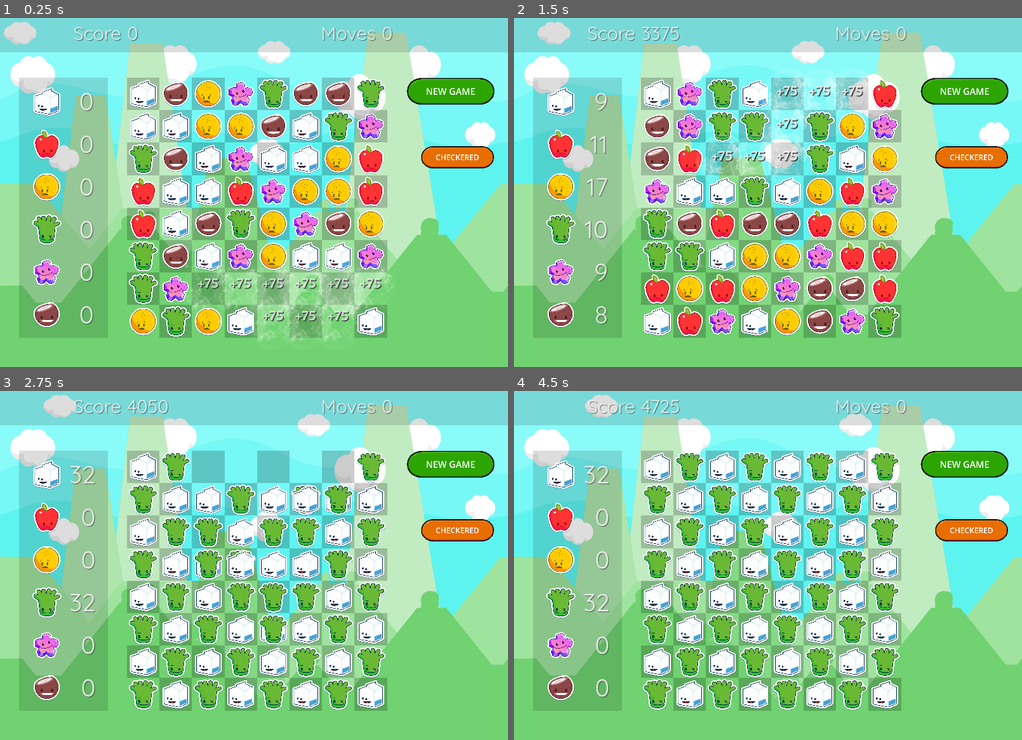
Above: before the commit, frames 1-4 (two rows, left to right).
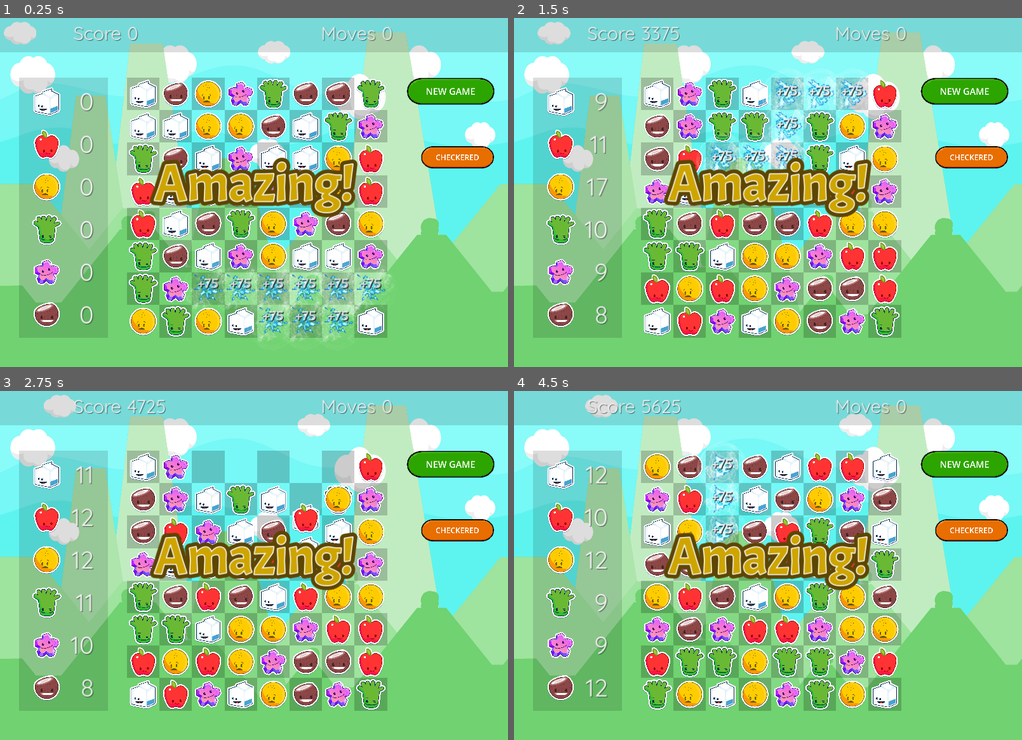
Above: after the commit, the same moments.

Repository: gitbrent/godot-match-3
Game: Godot game, scene res://game/game.tscn
Two runs of this game, one before a commit and one after it. Both use one fixed random seed, a clock stepped at 60 frames per second and the inputs below.
Inputs:
- Up to frame 1 (0.25 s): no input
- Up to frame 2 (1.5 s): click "NEW GAME" at 0.5 s; click "NEW GAME" at 1.25 s
- Up to frame 3 (2.75 s): click "CHECKERED" at 2 s
- Up to frame 4 (4.5 s): click "CHECKERED" at 2.75 s; click "NEW GAME" at 3.5 s; click "CHECKERED" at 4.25 s

The runs differ from the first frame. In frame 1, 5.7% of the frame differs, in the area x 29-76%, y 40-91%; in frame 2, 5.5%; in frame 3, 21%; in frame 4, 23%, in the area x 13-76%, y 2-92%.

Commit message:
added game msgs; containerized board objects

Diff:
--- a/game/game.gd
+++ b/game/game.gd
@@ -1,8 +1,9 @@
 extends Node2D
 # SCENES
-@onready var game_board:GameBoard = $Board
-@onready var game_stats:VBoxContainer = $GameStats
-@onready var game_top_h_box:HBoxContainer = $GameTopHBox
+@onready var game_top_h_box:HBoxContainer = $ContTopBar/GameTopHBox
+@onready var game_stats:VBoxContainer = $ContGameStats/GameStats
+@onready var game_board:GameBoard = $ContBoard/Board
+@onready var animation_player:AnimationPlayer = $AnimationPlayer
 
 func _ready():
 	game_board.connect("props_updated_moves", self._on_props_updated_moves)
@@ -20,6 +21,7 @@
 
 func _on_props_updated_score(score:int):
 	game_top_h_box.get_child(0).get_child(1).text = str(score)
+	animation_player.play("show_msg_amazing")
 
 func _on_props_updated_moves(moves:int):
 	game_top_h_box.get_child(1).get_child(1).text = str(moves)
--- a/game/game.tscn
+++ b/game/game.tscn
@@ -16,12 +16,46 @@
 [ext_resource type="Texture2D" uid="uid://27rcw10bp2xt" path="res://assets/gui/ButtonText_Large_Green_Round.png" id="10_qtl06"]
 [ext_resource type="Texture2D" uid="uid://bebhmcgujnoxc" path="res://assets/gui/ButtonText_Large_GreyOutline_Round.png" id="11_bw3je"]
 [ext_resource type="Texture2D" uid="uid://dcow071sb2a7i" path="res://assets/gui/ButtonText_Large_Orange_Round.png" id="12_4fgvl"]
+[ext_resource type="Theme" uid="uid://c68uhjmxln8ao" path="res://themes/game_msg_top.tres" id="17_j7spk"]
+[ext_resource type="Theme" uid="uid://duftrpb020ewi" path="res://themes/game_msg_btm.tres" id="18_p5dta"]
 
 [sub_resource type="StyleBoxFlat" id="StyleBoxFlat_103kv"]
 bg_color = Color(0, 0, 0, 0.666667)
 
 [sub_resource type="StyleBoxFlat" id="StyleBoxFlat_k3sk6"]
 bg_color = Color(0, 0, 0, 0.133333)
+
+[sub_resource type="Animation" id="Animation_3xeuw"]
+resource_name = "show_msg_amazing"
+tracks/0/type = "value"
+tracks/0/imported = false
+tracks/0/enabled = false
+tracks/0/path = NodePath("ContMessages/Msg-Amazing:modulate")
+tracks/0/interp = 1
+tracks/0/loop_wrap = true
+tracks/0/keys = {
+"times": PackedFloat32Array(0),
+"transitions": PackedFloat32Array(1),
+"update": 0,
+"values": [Color(1, 1, 1, 1)]
+}
+tracks/1/type = "value"
+tracks/1/imported = false
+tracks/1/enabled = true
+tracks/1/path = NodePath("ContMessages/Msg-Amazing:visible")
+tracks/1/interp = 1
+tracks/1/loop_wrap = true
+tracks/1/keys = {
+"times": PackedFloat32Array(0, 1),
+"transitions": PackedFloat32Array(1, 1),
+"update": 1,
+"values": [true, false]
+}
+
+[sub_resource type="AnimationLibrary" id="AnimationLibrary_htlur"]
+_data = {
+"show_msg_amazing": SubResource("Animation_3xeuw")
+}
 
 [node name="Game" type="Node2D"]
 script = ExtResource("1_ewnxx")
@@ -32,15 +66,7 @@
 texture = ExtResource("1_h8otn")
 expand_mode = 2
 
-[node name="AnimatedCloud1" parent="." instance=ExtResource("3_a1y13")]
-
-[node name="AnimatedCloud2" parent="." instance=ExtResource("3_a1y13")]
-position = Vector2(1000, 75)
-
-[node name="AnimatedCloud3" parent="." instance=ExtResource("3_a1y13")]
-position = Vector2(-1000, 100)
-
-[node name="BkgdDimmer" type="Panel" parent="."]
+[node name="DBGBkgdDimmer" type="Panel" parent="."]
 visible = false
 anchors_preset = 15
 anchor_right = 1.0
@@ -51,125 +77,157 @@
 grow_vertical = 2
 theme_override_styles/panel = SubResource("StyleBoxFlat_103kv")
 
-[node name="GameTopBkgd" type="Panel" parent="."]
-anchors_preset = 10
-anchor_right = 1.0
-offset_right = 2000.0
-offset_bottom = 150.0
-grow_horizontal = 2
-theme_override_styles/panel = SubResource("StyleBoxFlat_k3sk6")
-
-[node name="GameTopHBox" type="HBoxContainer" parent="."]
-custom_minimum_size = Vector2(2000, 150)
+[node name="ContTopClouds" type="Control" parent="."]
+layout_mode = 3
+anchors_preset = 0
 offset_right = 40.0
 offset_bottom = 40.0
 
-[node name="HBoxContainer1" type="HBoxContainer" parent="GameTopHBox"]
-layout_mode = 2
-size_flags_horizontal = 3
-
-[node name="Label" type="Label" parent="GameTopHBox/HBoxContainer1"]
+[node name="AnimatedCloud1" parent="ContTopClouds" instance=ExtResource("3_a1y13")]
+
+[node name="AnimatedCloud2" parent="ContTopClouds" instance=ExtResource("3_a1y13")]
+position = Vector2(1000, 75)
+
+[node name="AnimatedCloud3" parent="ContTopClouds" instance=ExtResource("3_a1y13")]
+position = Vector2(-1000, 100)
+
+[node name="ContTopBar" type="Control" parent="."]
+layout_mode = 3
+anchors_preset = 10
+anchor_right = 1.0
+grow_horizontal = 2
+
+[node name="GameTopBkgd" type="Panel" parent="ContTopBar"]
+layout_mode = 1
+anchors_preset = 10
+anchor_right = 1.0
+offset_right = 2000.0
+offset_bottom = 150.0
+grow_horizontal = 2
+theme_override_styles/panel = SubResource("StyleBoxFlat_k3sk6")
+
+[node name="GameTopHBox" type="HBoxContainer" parent="ContTopBar"]
+custom_minimum_size = Vector2(2000, 150)
+layout_mode = 0
+offset_right = 2000.0
+offset_bottom = 150.0
+
+[node name="HBoxContainer1" type="HBoxContainer" parent="ContTopBar/GameTopHBox"]
+layout_mode = 2
+size_flags_horizontal = 3
+
+[node name="Label" type="Label" parent="ContTopBar/GameTopHBox/HBoxContainer1"]
 layout_mode = 2
 size_flags_horizontal = 3
 theme = ExtResource("4_1evut")
 text = "Score "
 horizontal_alignment = 2
 
-[node name="Value" type="Label" parent="GameTopHBox/HBoxContainer1"]
+[node name="Value" type="Label" parent="ContTopBar/GameTopHBox/HBoxContainer1"]
 layout_mode = 2
 size_flags_horizontal = 3
 theme = ExtResource("4_1evut")
 text = "0"
 
-[node name="HBoxContainer2" type="HBoxContainer" parent="GameTopHBox"]
-layout_mode = 2
-size_flags_horizontal = 3
-
-[node name="Label" type="Label" parent="GameTopHBox/HBoxContainer2"]
+[node name="HBoxContainer2" type="HBoxContainer" parent="ContTopBar/GameTopHBox"]
+layout_mode = 2
+size_flags_horizontal = 3
+
+[node name="Label" type="Label" parent="ContTopBar/GameTopHBox/HBoxContainer2"]
 layout_mode = 2
 size_flags_horizontal = 3
 theme = ExtResource("4_1evut")
 text = "Moves "
 horizontal_alignment = 2
 
-[node name="Value" type="Label" parent="GameTopHBox/HBoxContainer2"]
+[node name="Value" type="Label" parent="ContTopBar/GameTopHBox/HBoxContainer2"]
 layout_mode = 2
 size_flags_horizontal = 3
 theme = ExtResource("4_1evut")
 text = "0"
 
-[node name="GameStatsBkgd" type="Panel" parent="."]
+[node name="ContGameStats" type="Control" parent="."]
+layout_mode = 3
+anchors_preset = 15
+anchor_right = 1.0
+anchor_bottom = 1.0
+grow_horizontal = 2
+grow_vertical = 2
+
+[node name="GameStatsBkgd" type="Panel" parent="ContGameStats"]
+layout_mode = 0
 offset_left = 75.0
 offset_top = 250.0
 offset_right = 425.0
 offset_bottom = 1274.0
 theme_override_styles/panel = SubResource("StyleBoxFlat_k3sk6")
 
-[node name="GameStats" type="VBoxContainer" parent="."]
+[node name="GameStats" type="VBoxContainer" parent="ContGameStats"]
+layout_mode = 0
 offset_left = 120.0
 offset_top = 280.0
 offset_right = 370.0
 offset_bottom = 1304.0
 theme_override_constants/separation = 40
 
-[node name="HBoxContainer1" type="HBoxContainer" parent="GameStats"]
-layout_mode = 2
-theme_override_constants/separation = 25
-
-[node name="Control" type="Control" parent="GameStats/HBoxContainer1"]
-custom_minimum_size = Vector2(128, 128)
-layout_mode = 2
-
-[node name="Sprite2D" type="Sprite2D" parent="GameStats/HBoxContainer1/Control"]
+[node name="HBoxContainer1" type="HBoxContainer" parent="ContGameStats/GameStats"]
+layout_mode = 2
+theme_override_constants/separation = 25
+
+[node name="Control" type="Control" parent="ContGameStats/GameStats/HBoxContainer1"]
+custom_minimum_size = Vector2(128, 128)
+layout_mode = 2
+
+[node name="Sprite2D" type="Sprite2D" parent="ContGameStats/GameStats/HBoxContainer1/Control"]
 scale = Vector2(0.5, 0.5)
 texture = ExtResource("3_sh4xh")
 centered = false
 
-[node name="Label" type="Label" parent="GameStats/HBoxContainer1"]
-layout_mode = 2
-size_flags_horizontal = 3
-theme = ExtResource("4_xf0vf")
-theme_override_font_sizes/font_size = 96
-text = "0"
-horizontal_alignment = 2
-vertical_alignment = 1
-
-[node name="HBoxContainer2" type="HBoxContainer" parent="GameStats"]
-layout_mode = 2
-theme_override_constants/separation = 25
-
-[node name="Control" type="Control" parent="GameStats/HBoxContainer2"]
-custom_minimum_size = Vector2(128, 128)
-layout_mode = 2
-
-[node name="Sprite2D" type="Sprite2D" parent="GameStats/HBoxContainer2/Control"]
+[node name="Label" type="Label" parent="ContGameStats/GameStats/HBoxContainer1"]
+layout_mode = 2
+size_flags_horizontal = 3
+theme = ExtResource("4_xf0vf")
+theme_override_font_sizes/font_size = 96
+text = "0"
+horizontal_alignment = 2
+vertical_alignment = 1
+
+[node name="HBoxContainer2" type="HBoxContainer" parent="ContGameStats/GameStats"]
+layout_mode = 2
+theme_override_constants/separation = 25
+
+[node name="Control" type="Control" parent="ContGameStats/GameStats/HBoxContainer2"]
+custom_minimum_size = Vector2(128, 128)
+layout_mode = 2
+
+[node name="Sprite2D" type="Sprite2D" parent="ContGameStats/GameStats/HBoxContainer2/Control"]
 scale = Vector2(0.5, 0.5)
 texture = ExtResource("3_qywvx")
 centered = false
 
-[node name="Label" type="Label" parent="GameStats/HBoxContainer2"]
-layout_mode = 2
-size_flags_horizontal = 3
-theme = ExtResource("4_xf0vf")
-theme_override_font_sizes/font_size = 96
-text = "0"
-horizontal_alignment = 2
-vertical_alignment = 1
-
-[node name="HBoxContainer3" type="HBoxContainer" parent="GameStats"]
-layout_mode = 2
-theme_override_constants/separation = 25
-
-[node name="Control" type="Control" parent="GameStats/HBoxContainer3"]
-custom_minimum_size = Vector2(128, 128)
-layout_mode = 2
-
-[node name="Sprite2D" type="Sprite2D" parent="GameStats/HBoxContainer3/Control"]
+[node name="Label" type="Label" parent="ContGameStats/GameStats/HBoxContainer2"]
+layout_mode = 2
+size_flags_horizontal = 3
+theme = ExtResource("4_xf0vf")
+theme_override_font_sizes/font_size = 96
+text = "0"
+horizontal_alignment = 2
+vertical_alignment = 1
+
+[node name="HBoxContainer3" type="HBoxContainer" parent="ContGameStats/GameStats"]
+layout_mode = 2
+theme_override_constants/separation = 25
+
+[node name="Control" type="Control" parent="ContGameStats/GameStats/HBoxContainer3"]
+custom_minimum_size = Vector2(128, 128)
+layout_mode = 2
+
+[node name="Sprite2D" type="Sprite2D" parent="ContGameStats/GameStats/HBoxContainer3/Control"]
 scale = Vector2(0.5, 0.5)
 texture = ExtResource("4_2reex")
 centered = false
 
-[node name="Label" type="Label" parent="GameStats/HBoxContainer3"]
+[node name="Label" type="Label" parent="ContGameStats/GameStats/HBoxContainer3"]
 layout_mode = 2
 size_flags_horizontal = 3
 theme = ExtResource("4_xf0vf")
@@ -179,20 +237,20 @@
 horizontal_alignment = 2
 vertical_alignment = 1
 
-[node name="HBoxContainer4" type="HBoxContainer" parent="GameStats"]
-layout_mode = 2
-theme_override_constants/separation = 25
-
-[node name="Control" type="Control" parent="GameStats/HBoxContainer4"]
-custom_minimum_size = Vector2(128, 128)
-layout_mode = 2
-
-[node name="Sprite2D" type="Sprite2D" parent="GameStats/HBoxContainer4/Control"]
+[node name="HBoxContainer4" type="HBoxContainer" parent="ContGameStats/GameStats"]
+layout_mode = 2
+theme_override_constants/separation = 25
+
+[node name="Control" type="Control" parent="ContGameStats/GameStats/HBoxContainer4"]
+custom_minimum_size = Vector2(128, 128)
+layout_mode = 2
+
+[node name="Sprite2D" type="Sprite2D" parent="ContGameStats/GameStats/HBoxContainer4/Control"]
 scale = Vector2(0.5, 0.5)
 texture = ExtResource("5_g428h")
 centered = false
 
-[node name="Label" type="Label" parent="GameStats/HBoxContainer4"]
+[node name="Label" type="Label" parent="ContGameStats/GameStats/HBoxContainer4"]
 layout_mode = 2
 size_flags_horizontal = 3
 theme = ExtResource("4_xf0vf")
@@ -202,20 +260,20 @@
 horizontal_alignment = 2
 vertical_alignment = 1
 
-[node name="HBoxContainer5" type="HBoxContainer" parent="GameStats"]
-layout_mode = 2
-theme_override_constants/separation = 25
-
-[node name="Control" type="Control" parent="GameStats/HBoxContainer5"]
-custom_minimum_size = Vector2(128, 128)
-layout_mode = 2
-
-[node name="Sprite2D" type="Sprite2D" parent="GameStats/HBoxContainer5/Control"]
+[node name="HBoxContainer5" type="HBoxContainer" parent="ContGameStats/GameStats"]
+layout_mode = 2
+theme_override_constants/separation = 25
+
+[node name="Control" type="Control" parent="ContGameStats/GameStats/HBoxContainer5"]
+custom_minimum_size = Vector2(128, 128)
+layout_mode = 2
+
+[node name="Sprite2D" type="Sprite2D" parent="ContGameStats/GameStats/HBoxContainer5/Control"]
 scale = Vector2(0.5, 0.5)
 texture = ExtResource("6_ot4tf")
 centered = false
 
-[node name="Label" type="Label" parent="GameStats/HBoxContainer5"]
+[node name="Label" type="Label" parent="ContGameStats/GameStats/HBoxContainer5"]
 layout_mode = 2
 size_flags_horizontal = 3
 theme = ExtResource("4_xf0vf")
@@ -225,20 +283,20 @@
 horizontal_alignment = 2
 vertical_alignment = 1
 
-[node name="HBoxContainer6" type="HBoxContainer" parent="GameStats"]
-layout_mode = 2
-theme_override_constants/separation = 25
-
-[node name="Control" type="Control" parent="GameStats/HBoxContainer6"]
-custom_minimum_size = Vector2(128, 128)
-layout_mode = 2
-
-[node name="Sprite2D" type="Sprite2D" parent="GameStats/HBoxContainer6/Control"]
+[node name="HBoxContainer6" type="HBoxContainer" parent="ContGameStats/GameStats"]
+layout_mode = 2
+theme_override_constants/separation = 25
+
+[node name="Control" type="Control" parent="ContGameStats/GameStats/HBoxContainer6"]
+custom_minimum_size = Vector2(128, 128)
+layout_mode = 2
+
+[node name="Sprite2D" type="Sprite2D" parent="ContGameStats/GameStats/HBoxContainer6/Control"]
 scale = Vector2(0.5, 0.5)
 texture = ExtResource("7_o4d3d")
 centered = false
 
-[node name="Label" type="Label" parent="GameStats/HBoxContainer6"]
+[node name="Label" type="Label" parent="ContGameStats/GameStats/HBoxContainer6"]
 layout_mode = 2
 size_flags_horizontal = 3
 theme = ExtResource("4_xf0vf")
@@ -248,15 +306,24 @@
 horizontal_alignment = 2
 vertical_alignment = 1
 
-[node name="BoardTextRect" type="Panel" parent="."]
+[node name="ContBoard" type="Control" parent="."]
+layout_mode = 3
+anchors_preset = 0
+offset_right = 40.0
+offset_bottom = 40.0
+mouse_filter = 1
+
+[node name="DBGBoardRectArea" type="Panel" parent="ContBoard"]
 visible = false
+layout_mode = 0
 offset_left = 500.0
 offset_top = 250.0
 offset_right = 1524.0
 offset_bottom = 1274.0
+mouse_filter = 2
 theme_override_styles/panel = SubResource("StyleBoxFlat_103kv")
 
-[node name="Board" parent="." instance=ExtResource("2_2ltbx")]
+[node name="Board" parent="ContBoard" instance=ExtResource("2_2ltbx")]
 position = Vector2(500, 250)
 
 [node name="AudioGemMove" type="AudioStreamPlayer" parent="."]
@@ -323,6 +390,73 @@
 horizontal_alignment = 1
 vertical_alignment = 1
 
+[node name="AnimationPlayer" type="AnimationPlayer" parent="."]
+libraries = {
+"": SubResource("AnimationLibrary_htlur")
+}
+autoplay = "show_msg_amazing"
+
+[node name="ContMessages" type="Control" parent="."]
+custom_minimum_size = Vector2(2000, 1390)
+layout_mode = 3
+anchors_preset = 15
+anchor_right = 1.0
+anchor_bottom = 1.0
+offset_right = 2000.0
+offset_bottom = 1390.0
+grow_horizontal = 2
+grow_vertical = 2
+mouse_filter = 2
+
+[node name="Msg-Amazing" type="Control" parent="ContMessages"]
+visible = false
+custom_minimum_size = Vector2(2000, 230)
+anchors_preset = 0
+offset_top = 540.0
+offset_right = 2000.0
+offset_bottom = 770.0
+mouse_filter = 1
+
+[node name="RTL-Btm-Amazing" type="RichTextLabel" parent="ContMessages/Msg-Amazing"]
+clip_contents = false
+custom_minimum_size = Vector2(2000, 259)
+layout_mode = 1
+anchors_preset = 14
+anchor_top = 0.5
+anchor_right = 1.0
+anchor_bottom = 0.5
+offset_top = -115.0
+offset_bottom = 144.0
+grow_horizontal = 2
+grow_vertical = 2
+theme = ExtResource("18_p5dta")
+bbcode_enabled = true
+text = "[center]Amazing![/center]"
+fit_content = true
+scroll_active = false
+autowrap_mode = 0
+shortcut_keys_enabled = false
+
+[node name="RTL-Top-Amazing" type="RichTextLabel" parent="ContMessages/Msg-Amazing"]
+clip_contents = false
+custom_minimum_size = Vector2(2000, 259)
+layout_mode = 1
+anchors_preset = 14
+anchor_top = 0.5
+anchor_right = 1.0
+anchor_bottom = 0.5
+offset_top = -115.0
+offset_bottom = 144.0
+grow_horizontal = 2
+grow_vertical = 2
+theme = ExtResource("17_j7spk")
+bbcode_enabled = true
+text = "[center]Amazing![/center]"
+fit_content = true
+scroll_active = false
+autowrap_mode = 0
+shortcut_keys_enabled = false
+
 [connection signal="pressed" from="BtnNewGame" to="." method="_on_newgame_button_pressed"]
 [connection signal="pressed" from="BtnClearDebugLabels" to="." method="_on_btn_clear_debug_labels_pressed"]
 [connection signal="pressed" from="BtnMatchCol" to="." method="_on_btn_make_vert_pressed"]
--- a/game_board/GemCell.gd
+++ b/game_board/GemCell.gd
@@ -4,8 +4,8 @@
 @onready var sprite:Sprite2D = $Sprite2D
 @onready var anim_player_fx:AnimationPlayer = $AnimPlayerFx
 @onready var anim_sprite_explode:AnimatedSprite2D = $AnimSpriteExplode
-@onready var anim_burst:AnimatedSprite2D = $AnimatedBurst
 @onready var anim_burst_1:AnimatedSprite2D = $AnimatedBurst1
+@onready var anim_burst_3:AnimatedSprite2D = $AnimatedBurst3
 @onready var debug_label_sel_num:Label = $DebugLabelSelNum
 @onready var debug_ui_panel:Panel = $DebugUIPanel
 @onready var audio_gem_explode:AudioStreamPlayer = $AudioGemExplode
@@ -103,17 +103,17 @@
 	anim_player_fx.play("new_points")
 
 	# D: explode animation (exploding sprite)
-	#anim_sprite_explode.visible = true
+	anim_sprite_explode.visible = true
 	anim_sprite_explode.play("default")
-	anim_burst.visible = true
-	anim_burst.play("default")
+	anim_burst_3.visible = true
+	anim_burst_3.play("default")
 	anim_burst_1.visible = true
 	anim_burst_1.play("default")
 	await get_tree().create_timer(Enums.EXPLODE_DELAY).timeout
 
 	# LAST: reset anim-player effects (after await above)
 	anim_sprite_explode.visible = false
-	anim_burst.visible = false
+	anim_burst_3.visible = false
 	anim_burst_1.visible = false
 	anim_player_fx.stop()
 	label_points.visible = false # anim_player_fx stop/reset above unhides it
--- a/game_board/gem_cell.tscn
+++ b/game_board/gem_cell.tscn
@@ -662,7 +662,7 @@
 frame = 11
 frame_progress = 1.0
 
-[node name="AnimatedBurst" type="AnimatedSprite2D" parent="."]
+[node name="AnimatedBurst3" type="AnimatedSprite2D" parent="."]
 visible = false
 scale = Vector2(2, 2)
 sprite_frames = SubResource("SpriteFrames_xf4cu")
@@ -673,6 +673,75 @@
 scale = Vector2(2, 2)
 sprite_frames = SubResource("SpriteFrames_qoful")
 offset = Vector2(32, 32)
+
+[node name="AudioGemExplode" type="AudioStreamPlayer" parent="."]
+stream = ExtResource("7_50xdd")
+
+[node name="AudioGemMove" type="AudioStreamPlayer" parent="."]
+stream = ExtResource("8_cgn1d")
+
+[node name="LabelPoints" type="Label" parent="."]
+visible = false
+modulate = Color(1, 1, 1, 0)
+custom_minimum_size = Vector2(128, 128)
+layout_mode = 0
+offset_top = -99.0
+offset_right = 128.0
+offset_bottom = 29.0
+theme_override_colors/font_color = Color(1, 1, 1, 1)
+theme_override_colors/font_shadow_color = Color(0, 0, 0, 1)
+theme_override_colors/font_outline_color = Color(0, 1, 0, 1)
+theme_override_constants/shadow_offset_x = 3
+theme_override_constants/shadow_offset_y = 3
+theme_override_fonts/font = ExtResource("5_lb5dp")
+theme_override_font_sizes/font_size = 60
+text = "+10"
+horizontal_alignment = 1
+vertical_alignment = 1
+
+[node name="DebugUIPanel" type="Panel" parent="."]
+visible = false
+layout_mode = 1
+anchors_preset = 15
+anchor_right = 1.0
+anchor_bottom = 1.0
+grow_horizontal = 2
+grow_vertical = 2
+theme_override_styles/panel = SubResource("StyleBoxFlat_lpbyf")
+
+[node name="GridContainer" type="GridContainer" parent="DebugUIPanel"]
+layout_mode = 1
+anchors_preset = 15
+anchor_right = 1.0
+anchor_bottom = 1.0
+grow_horizontal = 2
+grow_vertical = 2
+theme_override_constants/h_separation = 0
+theme_override_constants/v_separation = 0
+
+[node name="Label1" type="Label" parent="DebugUIPanel/GridContainer"]
+layout_mode = 2
+theme = ExtResource("6_hn3w3")
+text = "DROP-ROWS"
+
+[node name="Value1" type="Label" parent="DebugUIPanel/GridContainer"]
+layout_mode = 2
+theme = ExtResource("6_hn3w3")
+theme_override_font_sizes/font_size = 16
+text = "0"
+horizontal_alignment = 2
+
+[node name="Label2" type="Label" parent="DebugUIPanel/GridContainer"]
+layout_mode = 2
+theme = ExtResource("6_hn3w3")
+text = "DROP-H"
+
+[node name="Value2" type="Label" parent="DebugUIPanel/GridContainer"]
+layout_mode = 2
+theme = ExtResource("6_hn3w3")
+theme_override_font_sizes/font_size = 16
+text = "321"
+horizontal_alignment = 2
 
 [node name="DebugLabelSelNum" type="Label" parent="."]
 visible = false
@@ -694,72 +763,3 @@
 text = "0"
 horizontal_alignment = 1
 vertical_alignment = 1
-
-[node name="DebugUIPanel" type="Panel" parent="."]
-visible = false
-layout_mode = 1
-anchors_preset = 15
-anchor_right = 1.0
-anchor_bottom = 1.0
-grow_horizontal = 2
-grow_vertical = 2
-theme_override_styles/panel = SubResource("StyleBoxFlat_lpbyf")
-
-[node name="GridContainer" type="GridContainer" parent="DebugUIPanel"]
-layout_mode = 1
-anchors_preset = 15
-anchor_right = 1.0
-anchor_bottom = 1.0
-grow_horizontal = 2
-grow_vertical = 2
-theme_override_constants/h_separation = 0
-theme_override_constants/v_separation = 0
-
-[node name="Label1" type="Label" parent="DebugUIPanel/GridContainer"]
-layout_mode = 2
-theme = ExtResource("6_hn3w3")
-text = "DROP-ROWS"
-
-[node name="Value1" type="Label" parent="DebugUIPanel/GridContainer"]
-layout_mode = 2
-theme = ExtResource("6_hn3w3")
-theme_override_font_sizes/font_size = 16
-text = "0"
-horizontal_alignment = 2
-
-[node name="Label2" type="Label" parent="DebugUIPanel/GridContainer"]
-layout_mode = 2
-theme = ExtResource("6_hn3w3")
-text = "DROP-H"
-
-[node name="Value2" type="Label" parent="DebugUIPanel/GridContainer"]
-layout_mode = 2
-theme = ExtResource("6_hn3w3")
-theme_override_font_sizes/font_size = 16
-text = "321"
-horizontal_alignment = 2
-
-[node name="AudioGemExplode" type="AudioStreamPlayer" parent="."]
-stream = ExtResource("7_50xdd")
-
-[node name="AudioGemMove" type="AudioStreamPlayer" parent="."]
-stream = ExtResource("8_cgn1d")
-
-[node name="LabelPoints" type="Label" parent="."]
-visible = false
-modulate = Color(1, 1, 1, 0)
-custom_minimum_size = Vector2(128, 128)
-layout_mode = 0
-offset_top = -99.0
-offset_right = 128.0
-offset_bottom = 29.0
-theme_override_colors/font_color = Color(1, 1, 1, 1)
-theme_override_colors/font_shadow_color = Color(0, 0, 0, 1)
-theme_override_colors/font_outline_color = Color(0, 1, 0, 1)
-theme_override_constants/shadow_offset_x = 3
-theme_override_constants/shadow_offset_y = 3
-theme_override_fonts/font = ExtResource("5_lb5dp")
-theme_override_font_sizes/font_size = 60
-text = "+10"
-horizontal_alignment = 1
-vertical_alignment = 1
--- /dev/null
+++ b/themes/game_msg_btm.tres
@@ -0,0 +1,13 @@
+[gd_resource type="Theme" load_steps=2 format=3 uid="uid://duftrpb020ewi"]
+
+[ext_resource type="FontFile" uid="uid://dlhwrp5jwkrll" path="res://assets/fonts/Acme-Regular.ttf" id="1_65jam"]
+
+[resource]
+RichTextLabel/colors/default_color = Color(0.807843, 0.647059, 0, 1)
+RichTextLabel/colors/font_outline_color = Color(0.364706, 0.270588, 0.00784314, 1)
+RichTextLabel/colors/font_shadow_color = Color(0, 0, 0, 0.411765)
+RichTextLabel/constants/outline_size = 75
+RichTextLabel/constants/shadow_offset_x = 3
+RichTextLabel/constants/shadow_offset_y = 3
+RichTextLabel/font_sizes/normal_font_size = 204
+RichTextLabel/fonts/normal_font = ExtResource("1_65jam")
--- /dev/null
+++ b/themes/game_msg_top.tres
@@ -0,0 +1,10 @@
+[gd_resource type="Theme" load_steps=2 format=3 uid="uid://c68uhjmxln8ao"]
+
+[ext_resource type="FontFile" uid="uid://dlhwrp5jwkrll" path="res://assets/fonts/Acme-Regular.ttf" id="1_fu7ax"]
+
+[resource]
+RichTextLabel/colors/default_color = Color(0.807843, 0.647059, 0, 1)
+RichTextLabel/colors/font_outline_color = Color(1, 1, 1, 1)
+RichTextLabel/constants/outline_size = 15
+RichTextLabel/font_sizes/normal_font_size = 204
+RichTextLabel/fonts/normal_font = ExtResource("1_fu7ax")
Not shown: 1 places in game/game.tscn that only renumber resources
